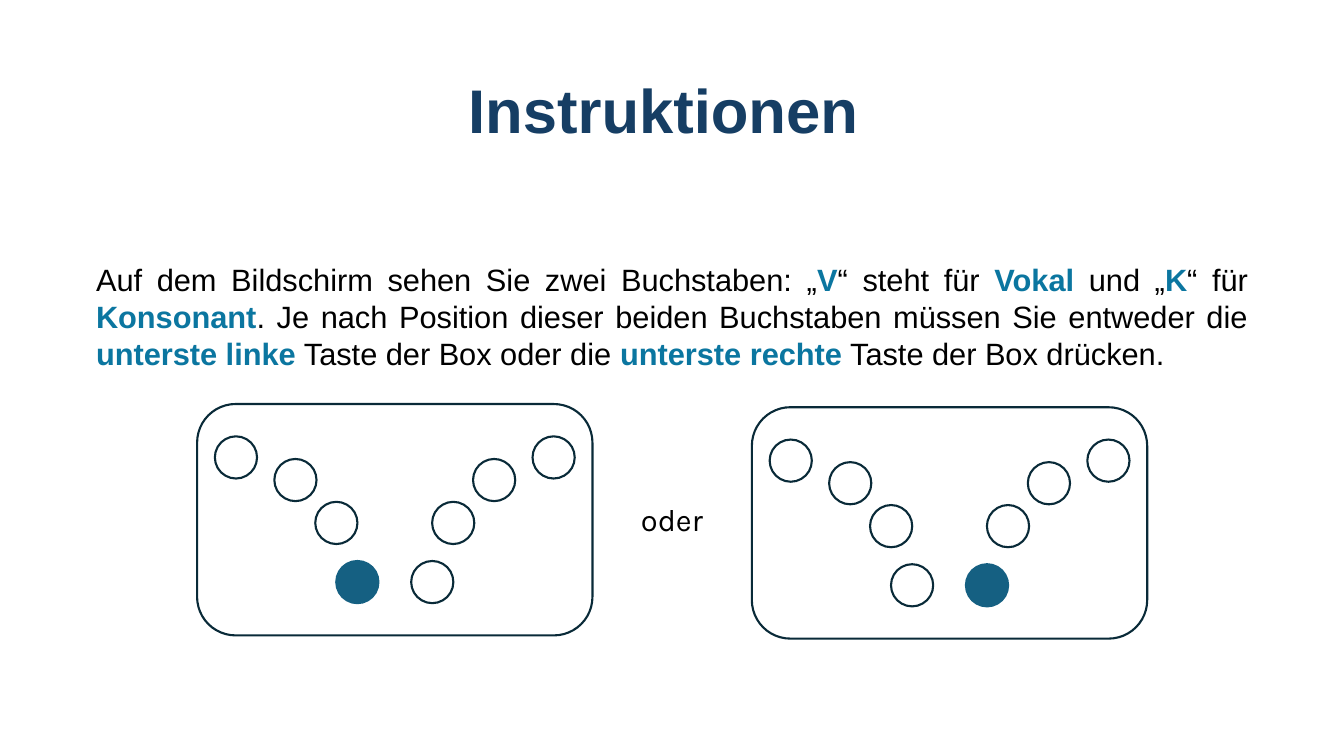
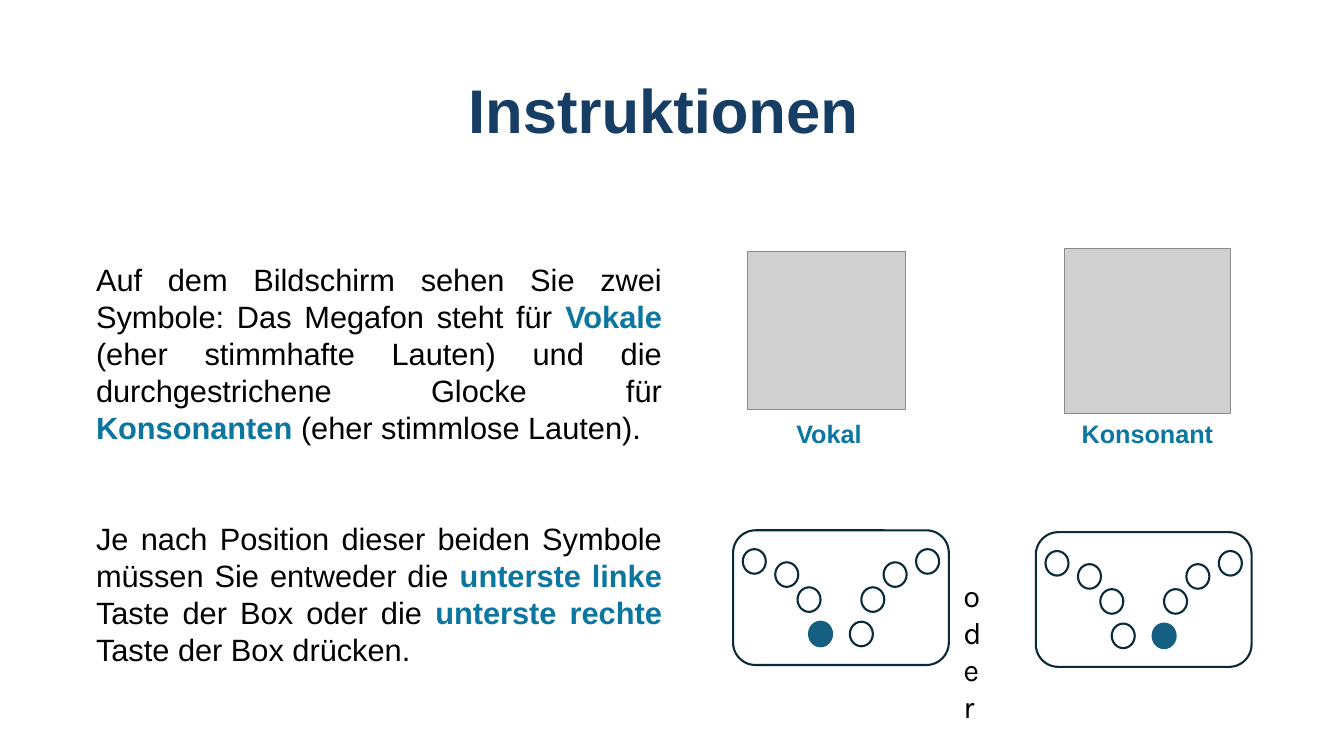
Before and after one commit to GidonFrischkorn/Ambizione-IndividualDifferencesStudy, a slide deck: slide 3 of tasks/letter-judgement-changingSR/Instructions_letterchangeSRBOX.pptx. Drawn at 1344x756 pixels with LibreOffice and Linux fonts; fonts in the diff are those of the drawing; grey boxes stand for pictures. Boxes give left, top, right and bottom in pixels: in the first picture for what was removed or moved away, otherwise in the second. Text is boxed around its words. In the diff, an @@ line names an element or a change of style, - is before the commit and + after.

```diff
--- a/tasks/letter-judgement-changingSR/Instructions_letterchangeSRBOX.pptx
+++ b/tasks/letter-judgement-changingSR/Instructions_letterchangeSRBOX.pptx
@@ text at (96, 268, 662, 662): text changed @@
-Auf dem Bildschirm sehen Sie zwei Buchstaben: „V“ steht für Vokal und „K“ für Konsonant. Je nach Position dieser beiden Buchstaben müssen Sie entweder die unterste linke Taste der Box oder die unterste rechte Taste der Box drücken.
+Auf dem Bildschirm sehen Sie zwei Symbole: Das Megafon steht für Vokale (eher stimmhafte Lauten) und die durchgestrichene Glocke für Konsonanten (eher stimmlose Lauten).
+Je nach Position dieser beiden Symbole müssen Sie entweder die unterste linke Taste der Box oder die unterste rechte Taste der Box drücken.
@@ group added at (748, 248, 1230, 444): 2 pictures, 2 texts @@
+Vokal
+Konsonant
@@ rounded rectangle: place and size @@
-rounded rectangle at (752, 407, 1147, 639)
+rounded rectangle at (733, 530, 949, 665)
@@ group removed at (198, 404, 593, 636): 8 ellipses, 1 rounded rectangle @@
@@ ellipse: place and size @@
-ellipse at (770, 440, 813, 482)
+ellipse at (775, 563, 799, 587)
@@ ellipse: place and size @@
-ellipse at (891, 565, 934, 607)
+ellipse at (884, 563, 907, 587)
@@ ellipse: place and size @@
-ellipse at (870, 505, 912, 547)
+ellipse at (917, 549, 940, 574)
@@ ellipse: place and size @@
-ellipse at (987, 505, 1029, 547)
+ellipse at (1046, 552, 1069, 576)
@@ ellipse: place and size @@
-ellipse at (1028, 462, 1071, 504)
+ellipse at (1078, 565, 1101, 589)
@@ ellipse: place and size @@
-ellipse at (830, 462, 872, 504)
+ellipse at (862, 588, 885, 612)
@@ text "oder" rewrapped from (641, 510, 703, 532) to (954, 572, 998, 599) @@
@@ mirrored in 7 elements at (884, 563, 907, 587), (917, 549, 940, 574), (1046, 552, 1069, 576), (1078, 565, 1101, 589), (862, 588, 885, 612), (810, 622, 833, 646), (1101, 589, 1124, 613) @@
@@ ellipse: place and size @@
-ellipse at (1088, 440, 1130, 482)
+ellipse at (1101, 589, 1124, 613)
@@ ellipse: place and size @@
-ellipse at (966, 565, 1008, 607)
+ellipse at (810, 622, 833, 646)
@@ group added at (743, 532, 1252, 667): 8 ellipses, 1 rounded rectangle @@
```
Also in this commit, not shown: 3 other slides changed, 18 other files.
